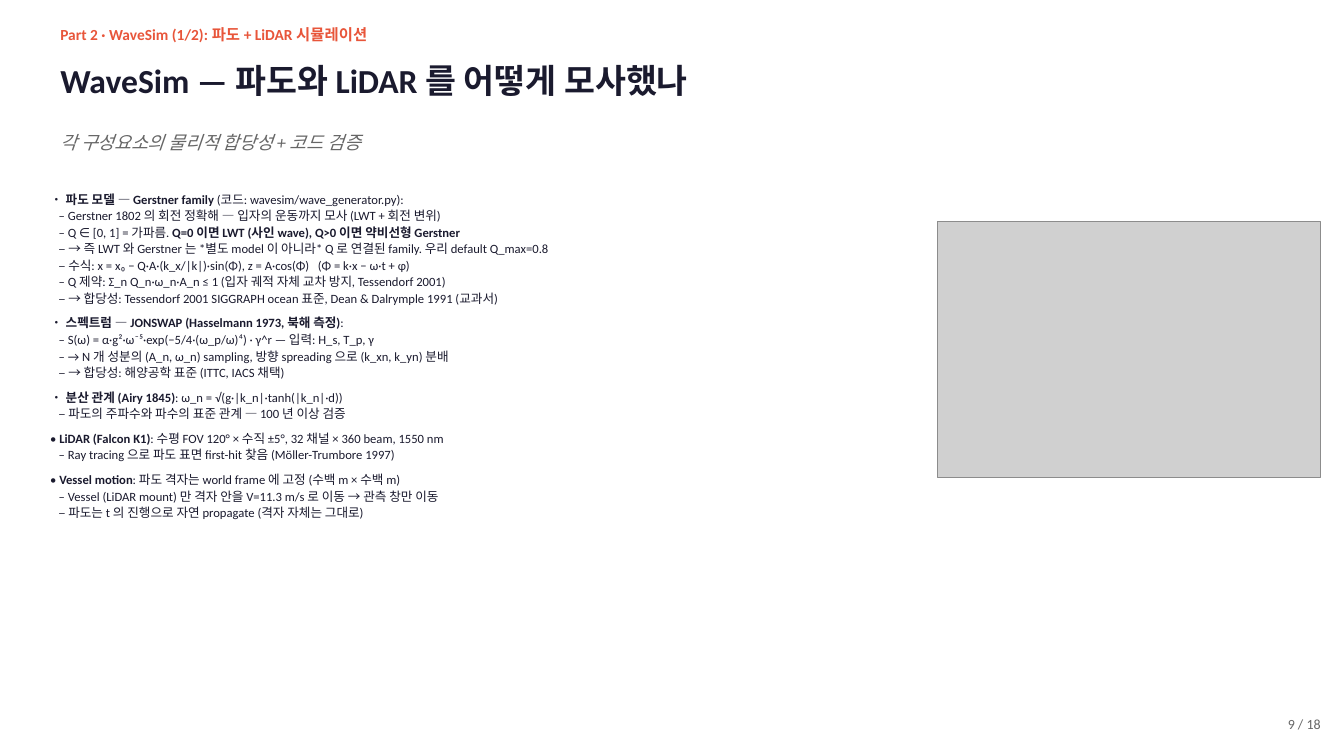
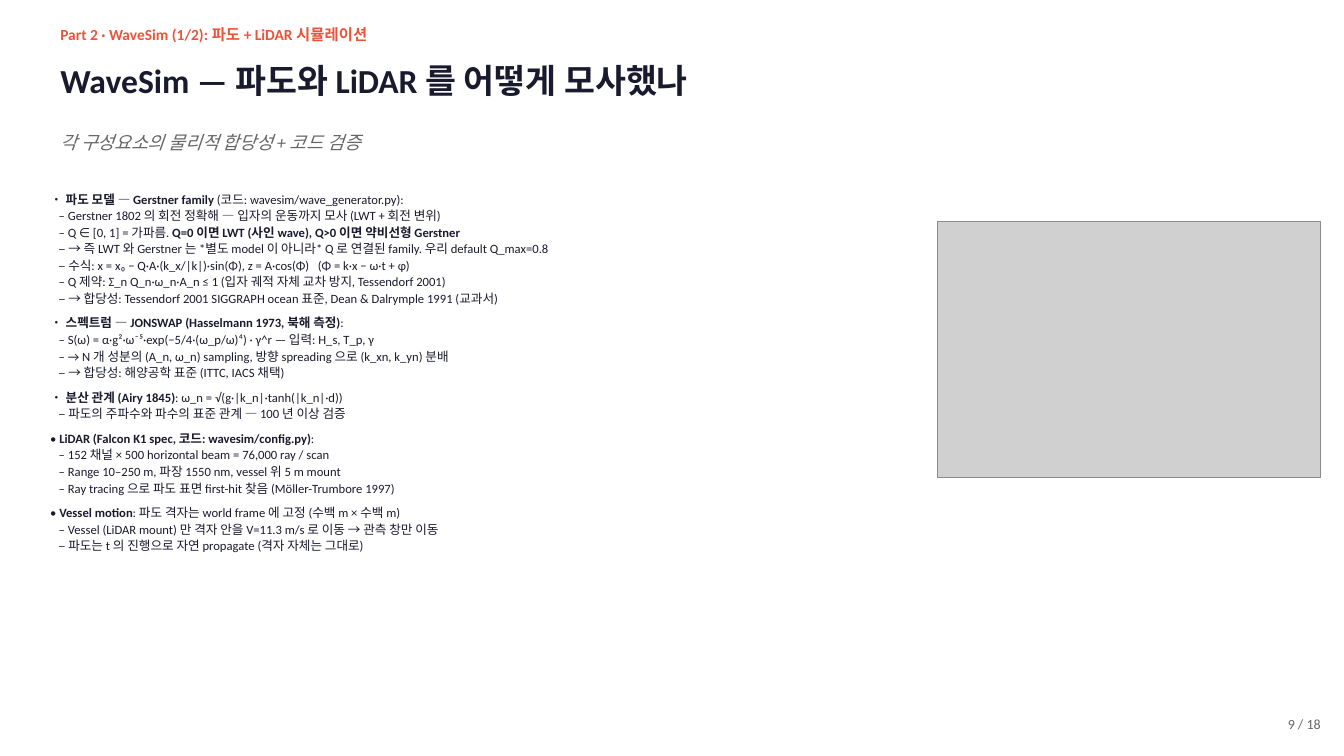
Before and after one commit to SAEYONGPARK94/wavesplat, a slide deck: slide 9 of wavesplat/docs/labmeeting_2026_05_13.pptx. Drawn at 1344x756 pixels with LibreOffice and Linux fonts; fonts in the diff are those of the drawing; grey boxes stand for pictures. Boxes give left, top, right and bottom in pixels: in the first picture for what was removed or moved away, otherwise in the second. Text is boxed around its words. In the diff, an @@ line names an element or a change of style, - is before the commit and + after.

```diff
--- a/wavesplat/docs/labmeeting_2026_05_13.pptx
+++ b/wavesplat/docs/labmeeting_2026_05_13.pptx
@@ text at [59, 433, 341, 478]: text changed @@
-• LiDAR (Falcon K1): 수평 FOV 120° × 수직 ±5°, 32 채널 × 360 beam, 1550 nm
+• LiDAR (Falcon K1 spec, 코드: wavesim/config.py):
+– 152 채널 × 500 horizontal beam = 76,000 ray / scan
+– Range 10–250 m, 파장 1550 nm, vessel 위 5 m mount
```
Also in this commit, not shown: 2 other slides changed, 1 slide added, 13 other files.
